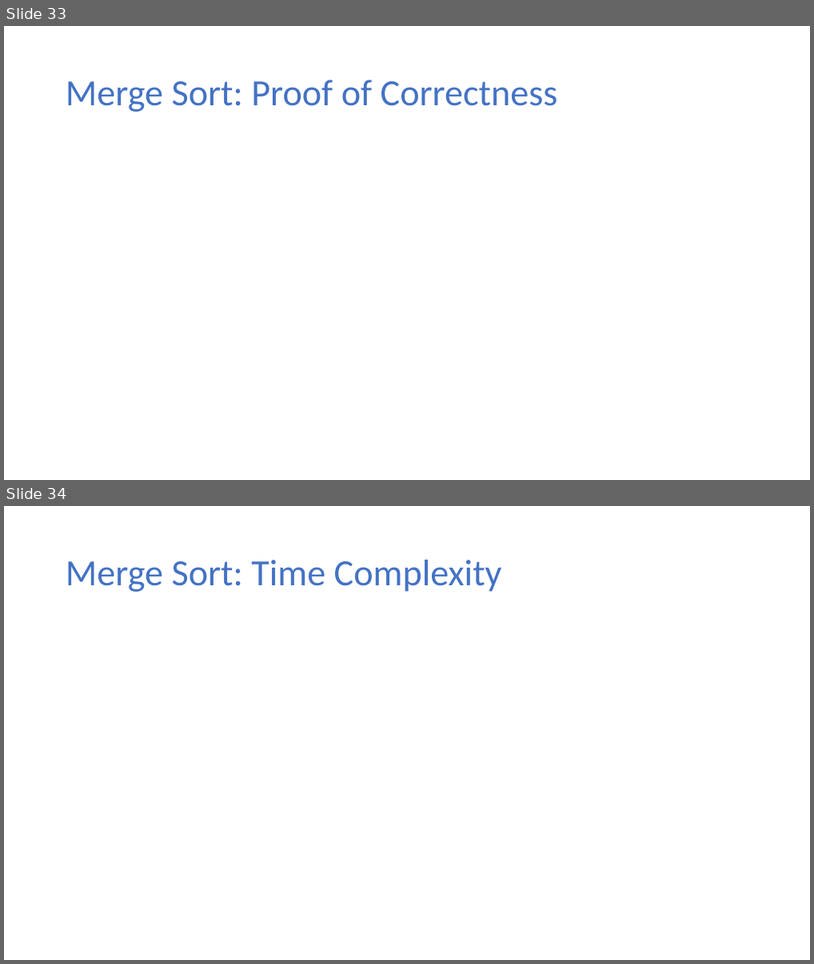
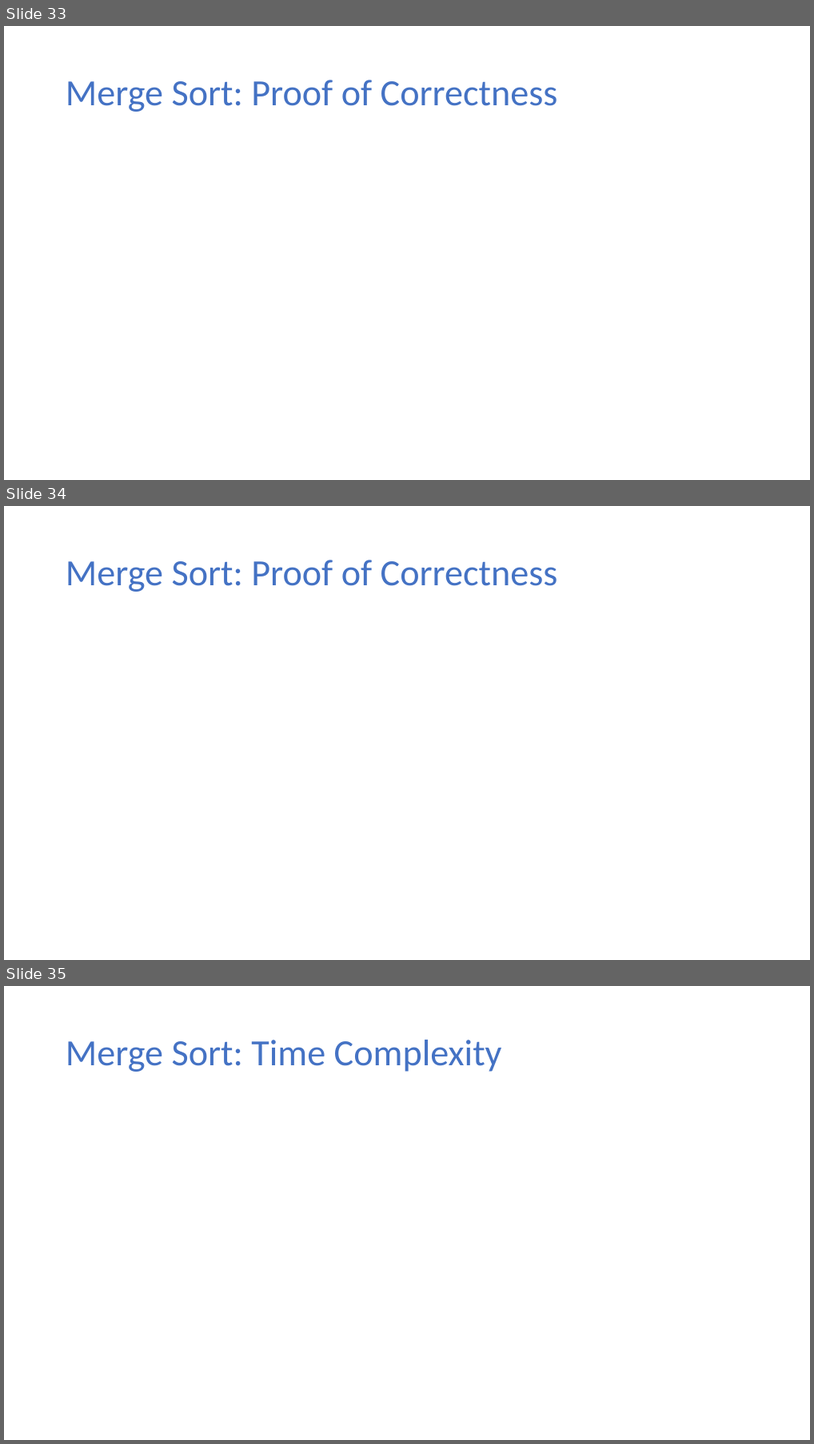
Before and after one commit to ekkapotc/EA, a slide deck: Lectures/Lecture 5.pptx. Shown one above the other, each under a label of ours: slides 33 and 34 before the commit, slides 33, 34 and 35 after it. The pictures are 814x964 and 814x1444 pixels, drawn with LibreOffice and Linux fonts; fonts in the diff are those of the drawing; grey boxes stand for pictures. Boxes give left, top, right and bottom in pixels: in the first picture for what was removed or moved away, otherwise in the second. Text is boxed around its words. In the diff, an @@ line names an element or a change of style, - is before the commit and + after.

Commit message:
Add files via upload
Add more details on the correctness proof of the Merge routine

```diff
--- a/Lectures/Lecture 5.pptx
+++ b/Lectures/Lecture 5.pptx
@@ slide 34 added at [4,506,810,960], background #FFFFFF @@
@@ title added at [66,560,558,592], 44 pt, text #4472C4 @@
+Merge Sort: Proof of Correctness
@@ what was slide 34 is now slide 35 @@
```
Also in this commit, not shown: 1 other file.
